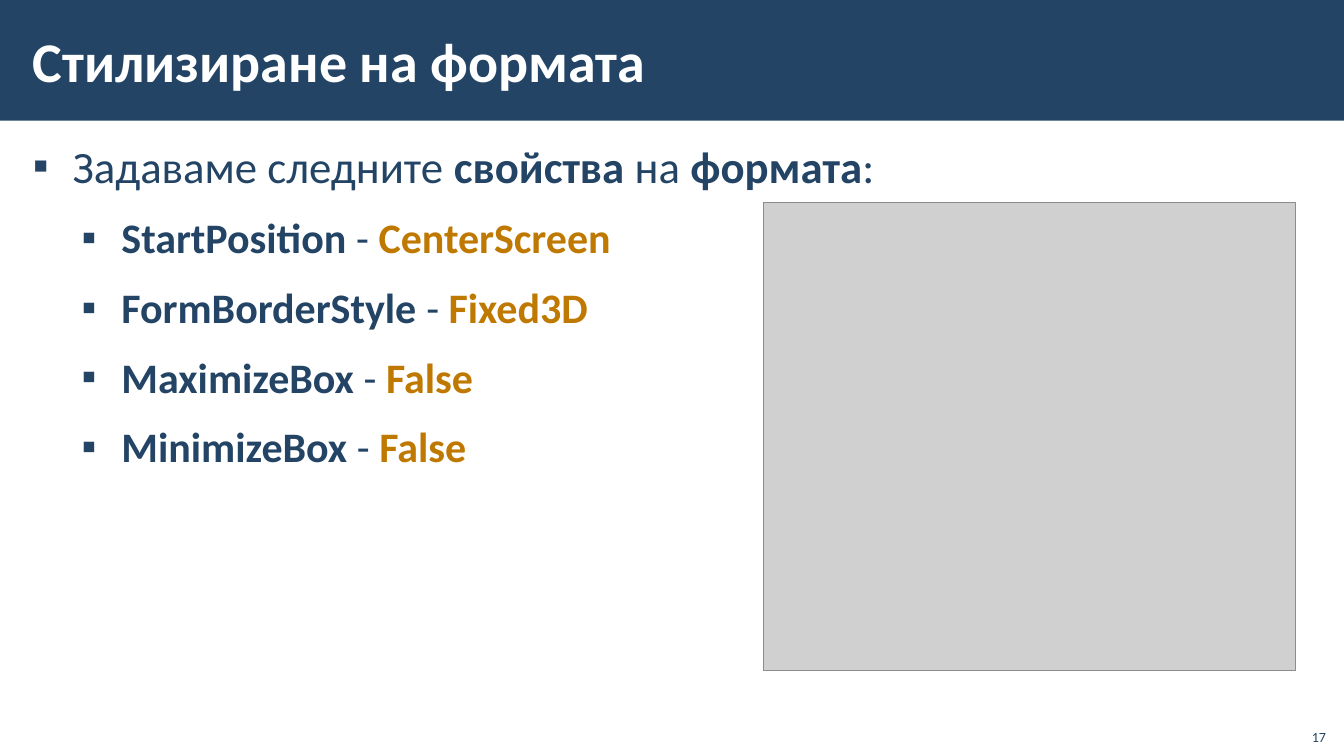
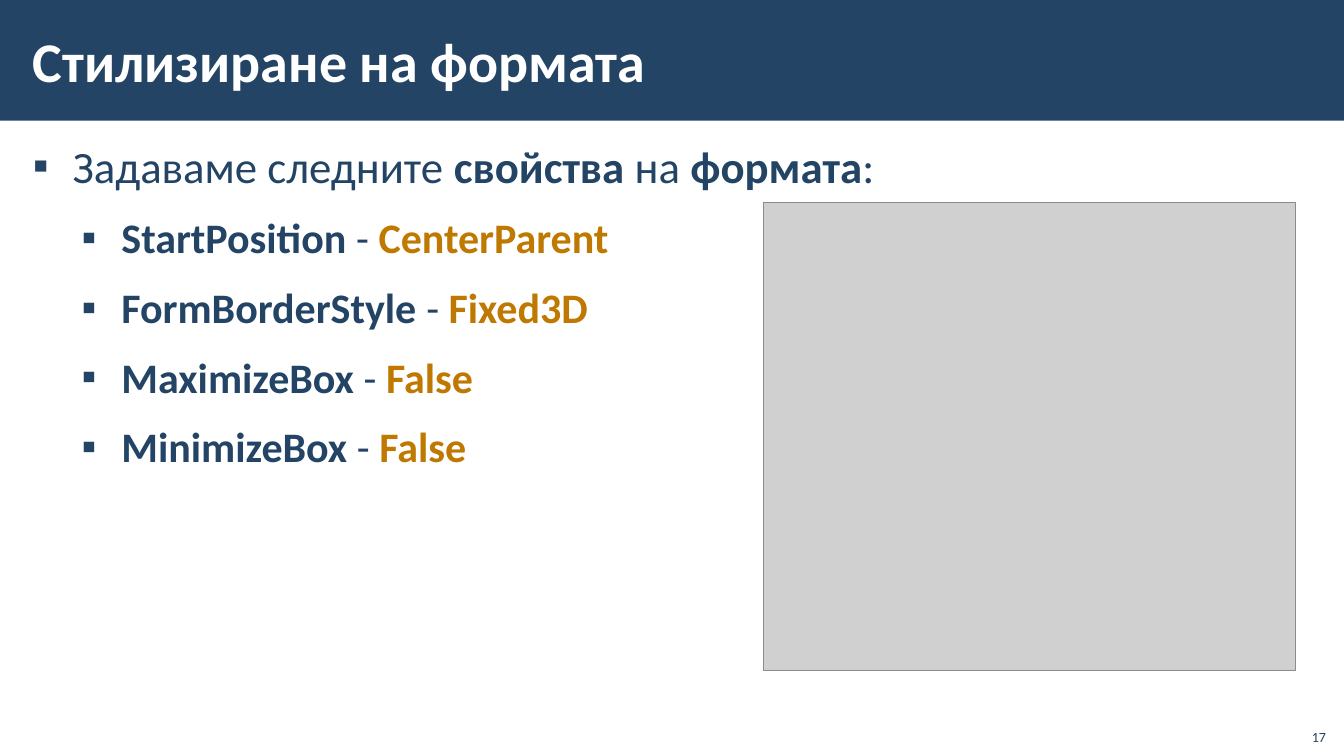
Before and after one commit to BG-IT-Edu/School-Programming, a slide deck: slide 17 of Courses/Software-Sciences/Module-4-Information-Systems-New/12-Implementation-of-Information-System/12-Implementation-of-Information-System-First-Part.pptx. Drawn at 1344x756 pixels with LibreOffice and Linux fonts; fonts in the diff are those of the drawing; grey boxes stand for pictures; background and template pictures are left out. Boxes give left, top, right and bottom in pixels: in the first picture for what was removed or moved away, otherwise in the second. Text is boxed around its words. In the diff, an @@ line names an element or a change of style, - is before the commit and + after.

```diff
--- a/Courses/Software-Sciences/Module-4-Information-Systems-New/12-Implementation-of-Information-System/12-Implementation-of-Information-System-First-Part.pptx
+++ b/Courses/Software-Sciences/Module-4-Information-Systems-New/12-Implementation-of-Information-System/12-Implementation-of-Information-System-First-Part.pptx
@@ text at <box>121,223,609,254</box>: text changed @@
-  ▪ StartPosition - CenterScreen
+  ▪ StartPosition - CenterParent
```
Also in this commit, not shown: 3 other slides changed, 1 slide added, 1 slide removed.
